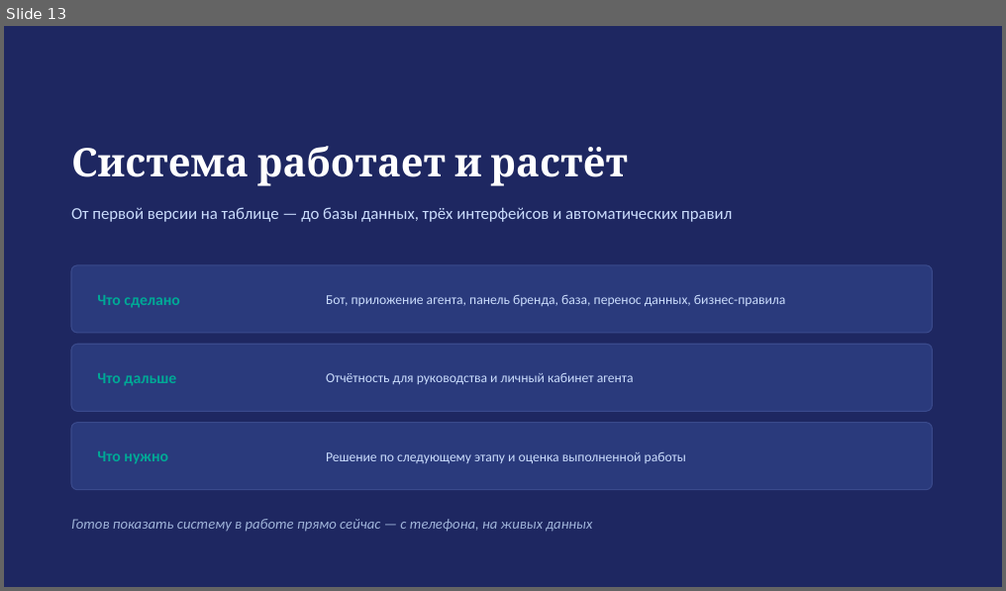
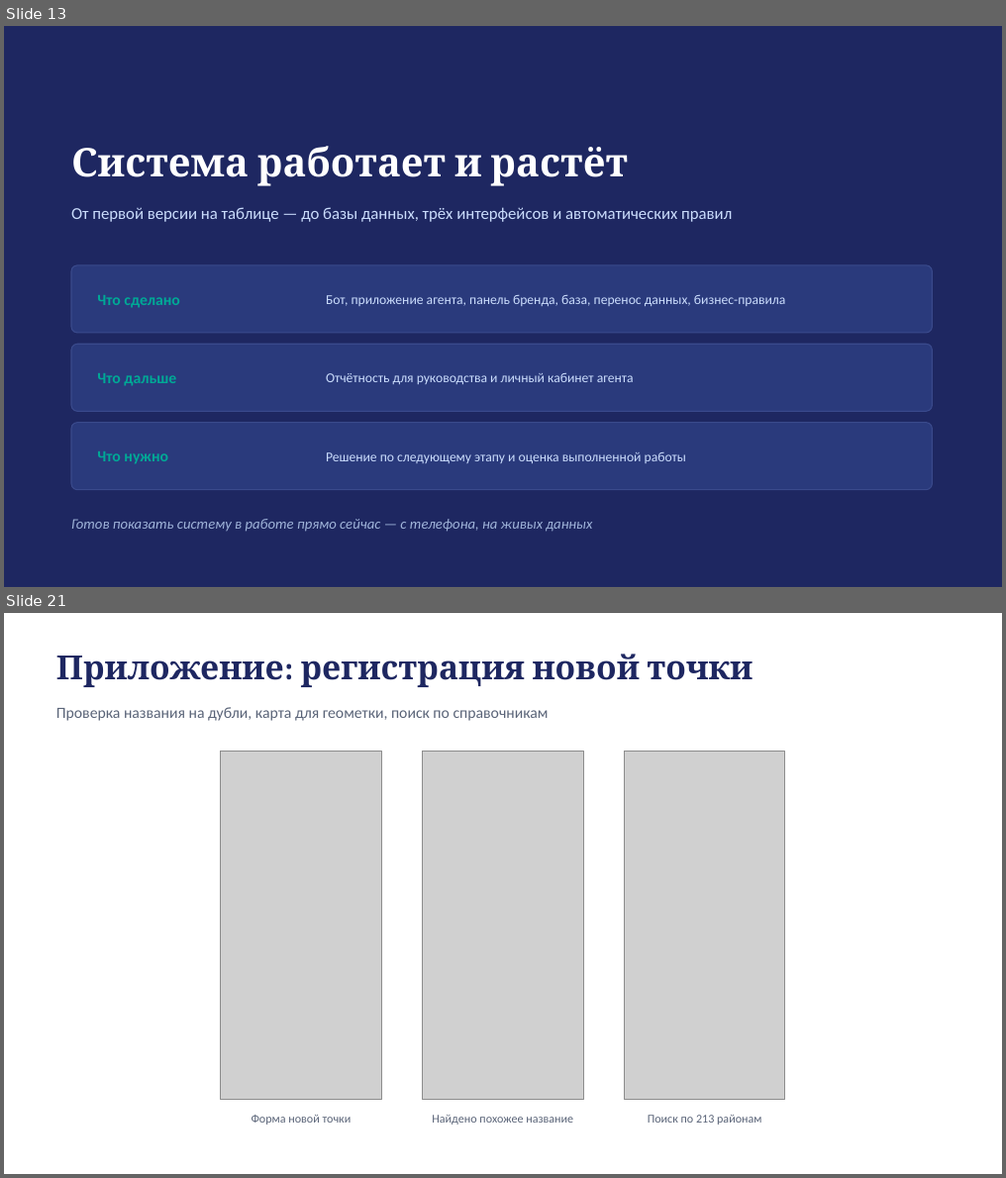
Before and after one commit to ozodbeklfc/telegram_bot, a slide deck: TelegramBot.pptx. Shown one above the other, each under a label of ours: slide 13 before the commit, slides 13 and 21 after it; the slides between them are not shown. The pictures are 1006x591 and 1006x1178 pixels, drawn with LibreOffice and Linux fonts; fonts in the diff are those of the drawing; grey boxes stand for pictures. Boxes give left, top, right and bottom in pixels: in the first picture for what was removed or moved away, otherwise in the second. Text is boxed around its words. In the diff, an @@ line names an element or a change of style, - is before the commit and + after.

```diff
--- a/TelegramBot.pptx
+++ b/TelegramBot.pptx
@@ slide 21 added at (x1=4, y1=613, x2=1002, y2=1174), background #FFFFFF @@
@@ text added at (x1=56, y1=654, x2=752, y2=687), 32 pt, text #1E2761, bold @@
+Приложение: регистрация новой точки
@@ text added at (x1=56, y1=707, x2=548, y2=721), 15 pt, text #5A6478 @@
+Проверка названия на дубли, карта для геометки, поиск по справочникам
@@ picture added at (x1=221, y1=752, x2=381, y2=1100) @@
@@ picture added at (x1=423, y1=752, x2=583, y2=1100) @@
@@ picture added at (x1=625, y1=752, x2=785, y2=1100) @@
@@ text added at (x1=252, y1=1115, x2=351, y2=1125), 11.5 pt, text #5A6478 @@
+Форма новой точки
@@ text added at (x1=432, y1=1115, x2=573, y2=1125), 11.5 pt, text #5A6478 @@
+Найдено похожее название
@@ text added at (x1=648, y1=1115, x2=761, y2=1125), 11.5 pt, text #5A6478 @@
+Поиск по 213 районам
```
Also in this commit, not shown: 8 other slides added, 9 other files.
